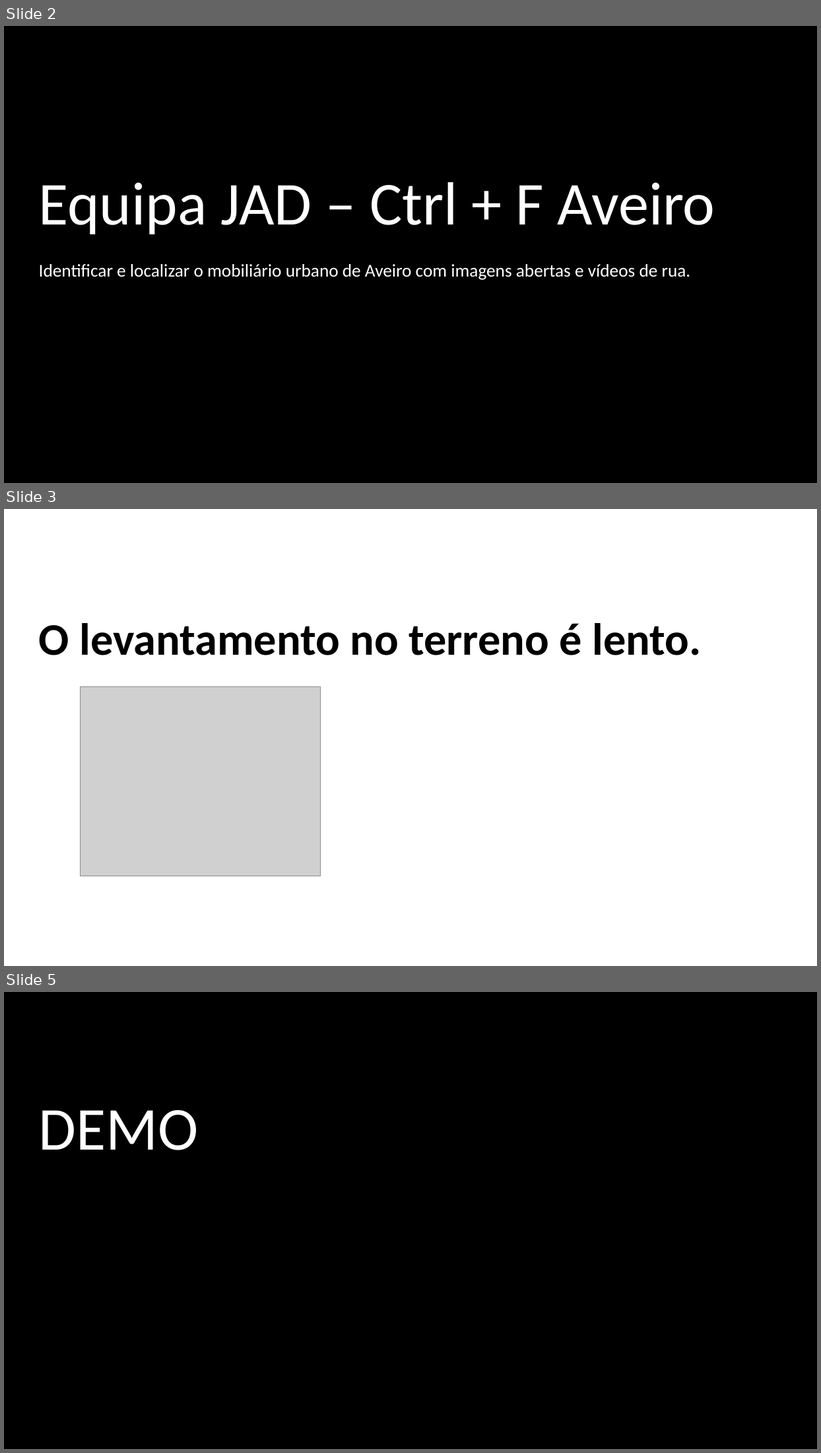
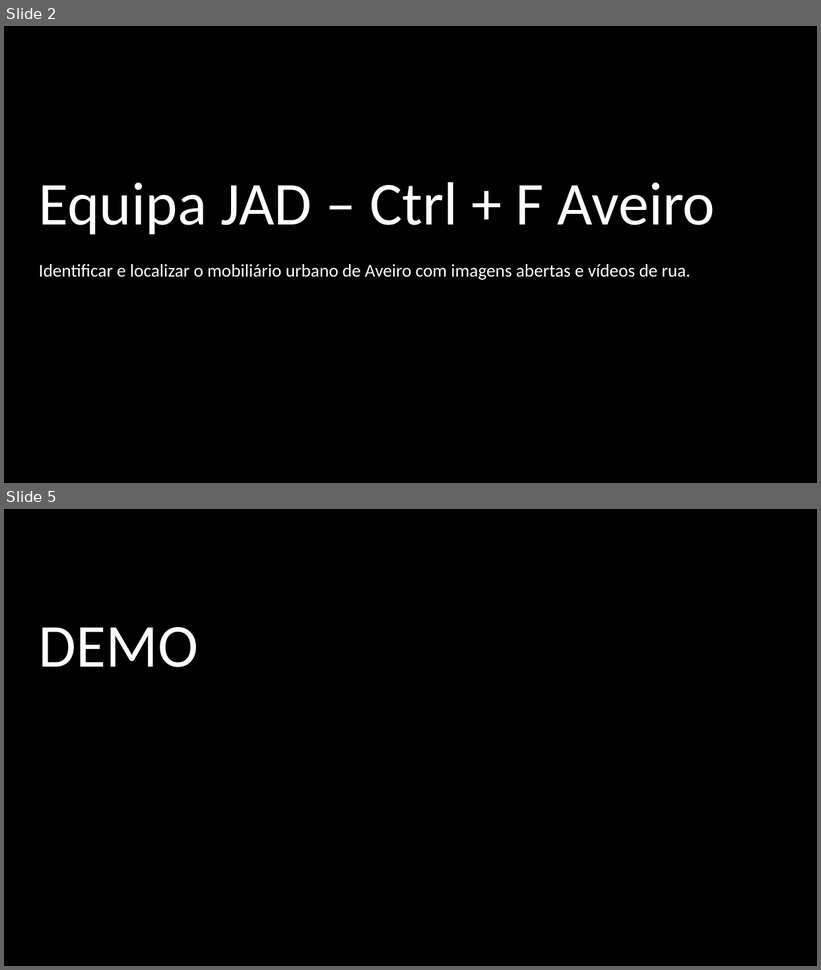
Before and after one commit to JAD-Hackathon/challenge2, a slide deck: docs/JAD_ATC_Hackathon_2026.pptx. Shown one above the other, each under a label of ours: slides 2, 3 and 5 before the commit, slides 2 and 5 after it; the slides between them are not shown. The pictures are 821x1453 and 821x970 pixels, drawn with LibreOffice and Linux fonts; fonts in the diff are those of the drawing; grey boxes stand for pictures; background and template pictures are left out. Boxes give left, top, right and bottom in pixels: in the first picture for what was removed or moved away, otherwise in the second. Text is boxed around its words. In the diff, an @@ line names an element or a change of style, - is before the commit and + after.

```diff
--- a/docs/JAD_ATC_Hackathon_2026.pptx
+++ b/docs/JAD_ATC_Hackathon_2026.pptx
@@ slide 3 removed at (x1=4, y1=509, x2=817, y2=966), background #FFFFFF @@
@@ title removed at (x1=39, y1=623, x2=702, y2=656) @@
-O levantamento no terreno é lento.
@@ picture removed at (x1=81, y1=687, x2=321, y2=877) @@
```
Also in this commit, not shown: 3 slides added, 2 other slides removed, 8 other files.
